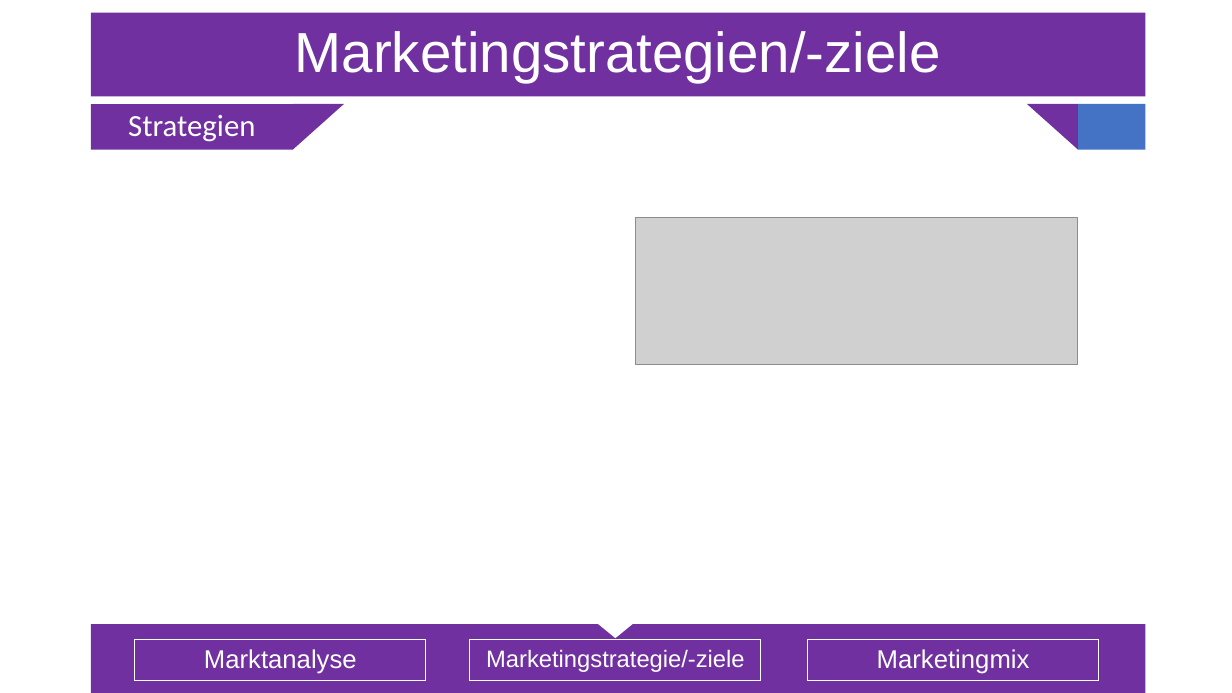
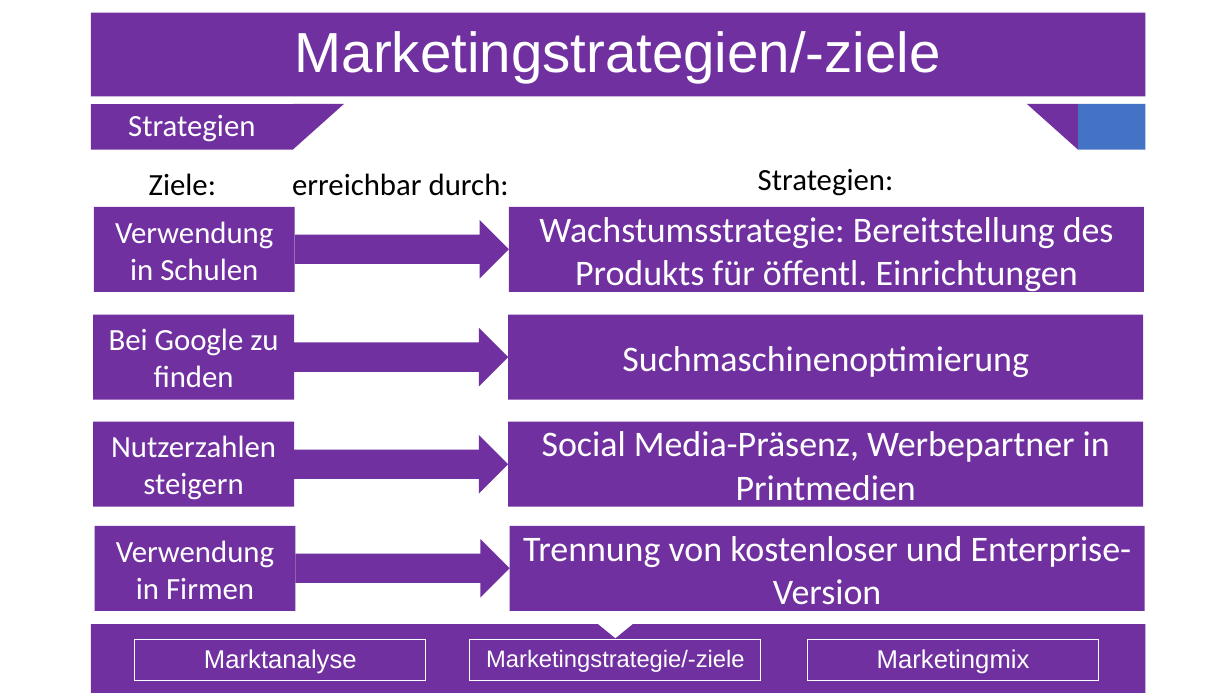
Before and after one commit to Sl0thking/mp_gproz_scrumiverse, a slide deck: slide 12 of 5_Präsentation/Projektpräsentation_Serfling.pptx. Drawn at 1232x693 pixels with LibreOffice and Linux fonts; fonts in the diff are those of the drawing; grey boxes stand for pictures. Boxes give left, top, right and bottom in pixels: in the first picture for what was removed or moved away, otherwise in the second. Text is boxed around its words. In the diff, an @@ line names an element or a change of style, - is before the commit and + after.

Commit message:
#USID015
#Datum 01.04.2016
#Zeit 30min
#Info
- An Präsentation gearbeitet

```diff
--- a/5_Präsentation/Projektpräsentation_Serfling.pptx
+++ b/5_Präsentation/Projektpräsentation_Serfling.pptx
@@ text added at (x1=149, y1=173, x2=216, y2=196), 24 pt, text #000000 @@
+Ziele:
@@ text added at (x1=292, y1=173, x2=509, y2=196), 24 pt, text #000000 @@
+erreichbar durch:
@@ text added at (x1=758, y1=169, x2=894, y2=196), 24 pt, text #000000 @@
+Strategien:
@@ rectangle added at (x1=94, y1=207, x2=295, y2=292), fill #7030A0, 24 pt, text #FFFFFF @@
+Verwendung in Schulen
@@ rectangle added at (x1=509, y1=207, x2=1144, y2=292), fill #7030A0, 28 pt, text #FFFFFF @@
+Wachstumsstrategie: Bereitstellung des Produkts für öffentl. Einrichtungen
@@ right arrow added at (x1=295, y1=220, x2=509, y2=278), fill #7030A0 @@
@@ picture removed at (x1=636, y1=217, x2=1078, y2=364) @@
@@ rectangle added at (x1=93, y1=314, x2=294, y2=399), fill #7030A0, 24 pt, text #FFFFFF @@
+Bei Google zu finden
@@ right arrow added at (x1=294, y1=328, x2=508, y2=386), fill #7030A0 @@
@@ rectangle added at (x1=508, y1=314, x2=1143, y2=399), fill #7030A0, 28 pt, text #FFFFFF @@
+Suchmaschinenoptimierung
@@ rectangle added at (x1=93, y1=421, x2=294, y2=506), fill #7030A0, 24 pt, text #FFFFFF @@
+Nutzerzahlen steigern
@@ right arrow added at (x1=294, y1=435, x2=508, y2=494), fill #7030A0 @@
@@ rectangle added at (x1=508, y1=421, x2=1143, y2=506), fill #7030A0, 28 pt, text #FFFFFF @@
+Social Media-Präsenz, Werbepartner in Printmedien
@@ rectangle added at (x1=94, y1=526, x2=295, y2=611), fill #7030A0, 24 pt, text #FFFFFF @@
+Verwendung in Firmen
@@ right arrow added at (x1=296, y1=539, x2=510, y2=597), fill #7030A0 @@
@@ rectangle added at (x1=510, y1=526, x2=1145, y2=611), fill #7030A0, 28 pt, text #FFFFFF @@
+Trennung von kostenloser und Enterprise-Version
```
